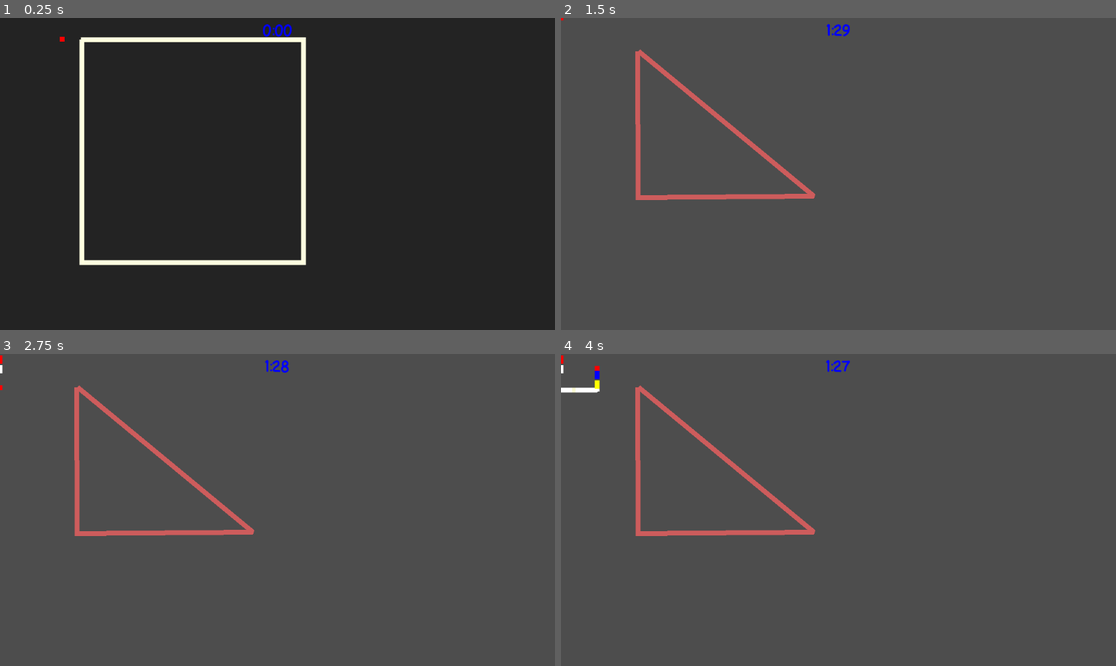
Above: before the commit, frames 1-4 (two rows, left to right).
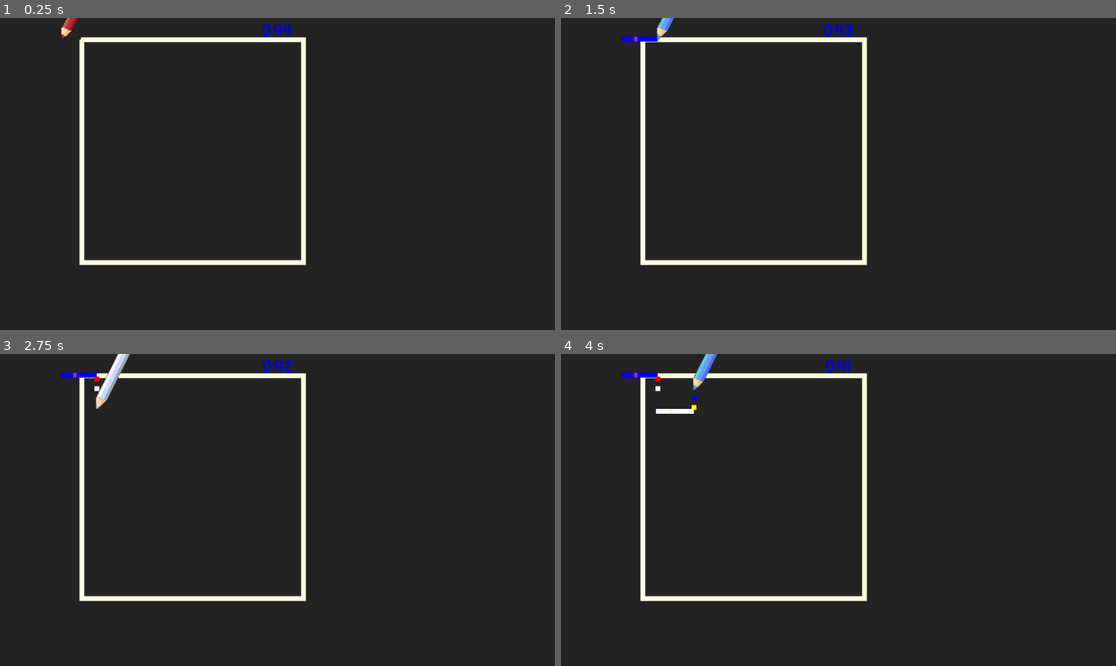
Above: after the commit, the same moments.

Repository: feliperieder/ultimate-color
Game: Godot game, scene res://main.tscn
Same seed, same stepped clock (60 frames per second), same inputs: the game is played once before the commit and once after it.
Inputs (mouse positions are in pixels of both pictures, inside the frame that each line leads up to):
- Up to frame 1 (0.25 s): no input
- Up to frame 2 (1.5 s): tap Enter at 0.5 s; hold Right (ui_right) 0.53-1.25 s; hold A (blue_color) 0.53-1.25 s; tap Q (red_color) at 0.8 s; click (849, 217) at 1.25 s, where only the run before the commit has a clickable "Next Level"
- Up to frame 3 (2.75 s): tap Space at 2 s; hold Down (ui_down) from 2.03 s (still down); tap Q (red_color) at 2.1 s; tap S (white_color) at 2.3 s
- Up to frame 4 (4 s): release Down (ui_down) at 2.78 s; hold Right (ui_right) 2.78-3.53 s; hold S (white_color) 2.78-3.53 s; tap W (yellow_color) at 3.05, 3.6 s; hold Up (ui_up) from 3.53 s (still down); tap A (blue_color) at 3.8 s

The runs differ from the first frame. In frame 1, 0.2% of the frame differs, in the area x 10-53%, y 0-8%; in frame 2, 100%; in frame 3, 100%; in frame 4, 100%, in the area x 0-100%, y 0-100%.

Commit message:
Pencil sprites

Diff:
--- a/Players/drawing.gd
+++ b/Players/drawing.gd
@@ -118,6 +118,4 @@
 		current_line.add_point(brush.global_position + Vector2(0,5))
 
 func finishingLine():
-	if not level_finished:
-		current_line.add_point(brush.global_position - Vector2(0,5))
-		current_line.add_point(brush.global_position + Vector2(0,5))
+	pass
--- a/Players/player_test.gd
+++ b/Players/player_test.gd
@@ -10,6 +10,15 @@
 var error_layer = 0
 var painting = false
 var player_error = 0
+
+@onready var sprite = $Sprite2D as Sprite2D
+const RED_SPRITE = preload("res://Art/Pencil/LAPIS_vermelho.png")
+const YELLOW_SPRITE = preload("res://Art/Pencil/LAPIS_amarelo.png")
+const BLUE_SPRITE = preload("res://Art/Pencil/LAPIS_azul.png")
+const WHITE_SPRITE = preload("res://Art/Pencil/LAPIS_branco.png")
+const PURPLE_SPRITE = preload("res://Art/Pencil/LAPIS_roxo.png")
+const PINK_SPRITE = preload("res://Art/Pencil/LAPIS_rosa.png")
+const GREEN_SPRITE = preload("res://Art/Pencil/LAPIS_verde.png")
 
 const NEGATIVE_POINT_PATH = preload("res://Points/Negative Points.tscn")
 
@@ -38,7 +47,28 @@
 	else:
 		velocity.y = move_toward(velocity.x, 0, SPEED)
 
-	if Input.is_action_pressed("blue_color") or Input.is_action_pressed("red_color") or Input.is_action_pressed("white_color") or Input.is_action_just_pressed("yellow_color"):
+	if Input.is_action_pressed("red_color") and not Input.is_action_pressed("blue_color") and not Input.is_action_pressed("white_color"):
+		painting = true
+		sprite.texture = RED_SPRITE
+	elif Input.is_action_pressed("yellow_color") and not Input.is_action_pressed("blue_color") and not Input.is_action_pressed("white_color"):
+		painting = true
+		sprite.texture = YELLOW_SPRITE
+	elif Input.is_action_pressed("blue_color") and not Input.is_action_pressed("red_color") and not Input.is_action_pressed("yellow_color"):
+		painting = true
+		sprite.texture = BLUE_SPRITE
+	elif Input.is_action_pressed("white_color") and not Input.is_action_pressed("red_color") and not Input.is_action_pressed("yellow_color"):
+		painting = true
+		sprite.texture = WHITE_SPRITE
+	elif Input.is_action_pressed("red_color") and Input.is_action_pressed("blue_color"):
+		painting = true
+		sprite.texture = PURPLE_SPRITE
+	elif Input.is_action_pressed("red_color") and Input.is_action_pressed("white_color"):
+		painting = true
+		sprite.texture = PINK_SPRITE
+	elif Input.is_action_pressed("yellow_color") and Input.is_action_pressed("blue_color") :
+		painting = true
+		sprite.texture = GREEN_SPRITE
+	elif Input.is_action_pressed("yellow_color") and Input.is_action_pressed("white_color"):
 		painting = true
 	else:
 		painting = false
--- a/Players/player_test.tscn
+++ b/Players/player_test.tscn
@@ -1,22 +1,29 @@
-[gd_scene load_steps=3 format=3 uid="uid://d1usyydica8j"]
+[gd_scene load_steps=4 format=3 uid="uid://d1usyydica8j"]
 
 [ext_resource type="Script" path="res://Players/player_test.gd" id="1_2xbe0"]
+[ext_resource type="Texture2D" uid="uid://rgkilh6kih6b" path="res://Art/Pencil/LAPIS_vermelho.png" id="2_umqe2"]
 
-[sub_resource type="RectangleShape2D" id="RectangleShape2D_6xhr3"]
-size = Vector2(10, 10)
+[sub_resource type="CircleShape2D" id="CircleShape2D_0idwv"]
+radius = 5.0
 
 [node name="PlayerTest" type="CharacterBody2D" groups=["brush"]]
 z_index = 2
 script = ExtResource("1_2xbe0")
 
-[node name="Sprite2D" type="Sprite2D" parent="."]
-
 [node name="ColorRect" type="ColorRect" parent="." groups=["brush"]]
+visible = false
 offset_left = -5.0
 offset_top = -5.0
 offset_right = 5.0
 offset_bottom = 5.0
 color = Color(1, 0, 0, 1)
 
+[node name="Sprite2D" type="Sprite2D" parent="."]
+texture_filter = 1
+texture_repeat = 1
+position = Vector2(42, -82)
+scale = Vector2(1.5, 1.5)
+texture = ExtResource("2_umqe2")
+
 [node name="CollisionShape2D" type="CollisionShape2D" parent="."]
-shape = SubResource("RectangleShape2D_6xhr3")
+shape = SubResource("CircleShape2D_0idwv")
--- a/main.tscn
+++ b/main.tscn
@@ -23,7 +23,7 @@
 color = "yellow"
 
 [node name="Timer" parent="." instance=ExtResource("1_4rcma")]
-timer_time = 1
+timer_time = 45
 
 [node name="PlayerTest" parent="." instance=ExtResource("2_b3ych")]
 position = Vector2(129, 44)
Binary file added: Art/Pencil/LAPIS_amarelo.png
Not shown, added: Art/Pencil/LAPIS_amarelo.png.import
Binary file added: Art/Pencil/LAPIS_azul.png
Not shown, added: Art/Pencil/LAPIS_azul.png.import
Binary file added: Art/Pencil/LAPIS_branco.png
Not shown, added: Art/Pencil/LAPIS_branco.png.import
Binary file added: Art/Pencil/LAPIS_laranja.png
Not shown, added: Art/Pencil/LAPIS_laranja.png.import
Binary file added: Art/Pencil/LAPIS_rosa.png
Not shown, added: Art/Pencil/LAPIS_rosa.png.import
Binary file added: Art/Pencil/LAPIS_roxo.png
Not shown, added: Art/Pencil/LAPIS_roxo.png.import
(and 4 more such lines)
